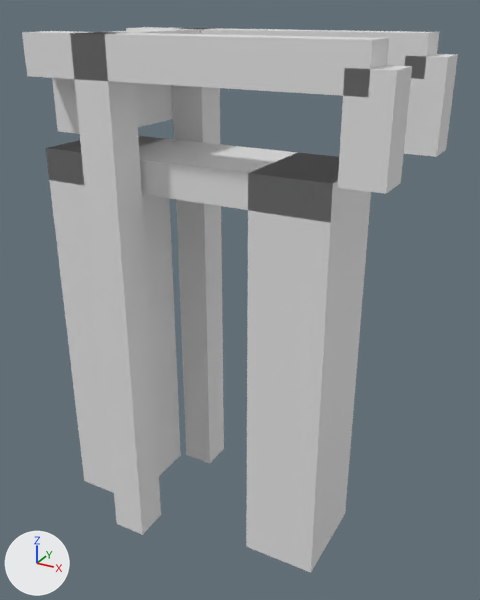
The glTF model models/wapenveld/wapenveld-brug-dfd5c85f/wapenveld-brug-dfd5c85f.glb, before and after one commit.
Both versions are drawn from a 50 mm lens placed at (8.43, -13.5, 3.38), pointed at (0.91, 0.17, -3.45). Lighting does not change. The marker at lower left points along +X, +Y and +Z. The older version comes first.

Names of what the first picture shows: 'building:balans', 'building:balans 2', 'building:contragewicht', 'building:hamei', 'building:hamei 2', 'building:hangstang', 'building:hangstang 2', 'building:portaal', 'road:dek', 'road:landhoofd (aangenomen)', 'road:landhoofd (aangenomen) 2'.
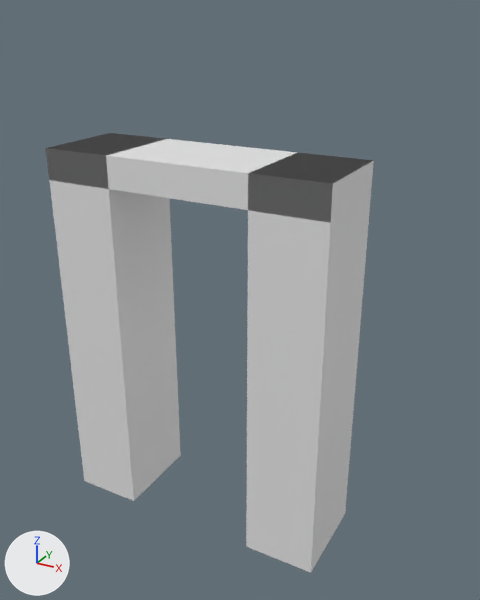
Where the change shows, as pixel boxes (x1, y1, x2, y2) in the pictures (480 x 600 px):
'building:hamei 2', deleted: before (70, 32, 161, 535)
'building:balans 2', deleted: before (22, 31, 389, 97)
'building:hamei', deleted: before (172, 28, 224, 463)
'building:hangstang 2', deleted: before (338, 65, 412, 194)
'building:hangstang', deleted: before (404, 54, 458, 157)
'building:balans', deleted: before (126, 27, 439, 79)
'building:contragewicht', deleted: before (52, 78, 173, 134)
'building:portaal', deleted: before (88, 28, 200, 34)

The edits, one by one:
Object 'building:hamei' (ob_building_hamei) is deleted.
Object 'building:hamei 2' (ob_building_hamei_2) is deleted.
Object 'building:portaal' (ob_building_portaal) is deleted.
Object 'building:balans' (ob_building_balans) is deleted.
Object 'building:hangstang' (ob_building_hangstang) is deleted.
Object 'building:balans 2' (ob_building_balans_2) is deleted.
Object 'building:hangstang 2' (ob_building_hangstang_2) is deleted.
Object 'building:contragewicht' (ob_building_contragewicht) is deleted.
